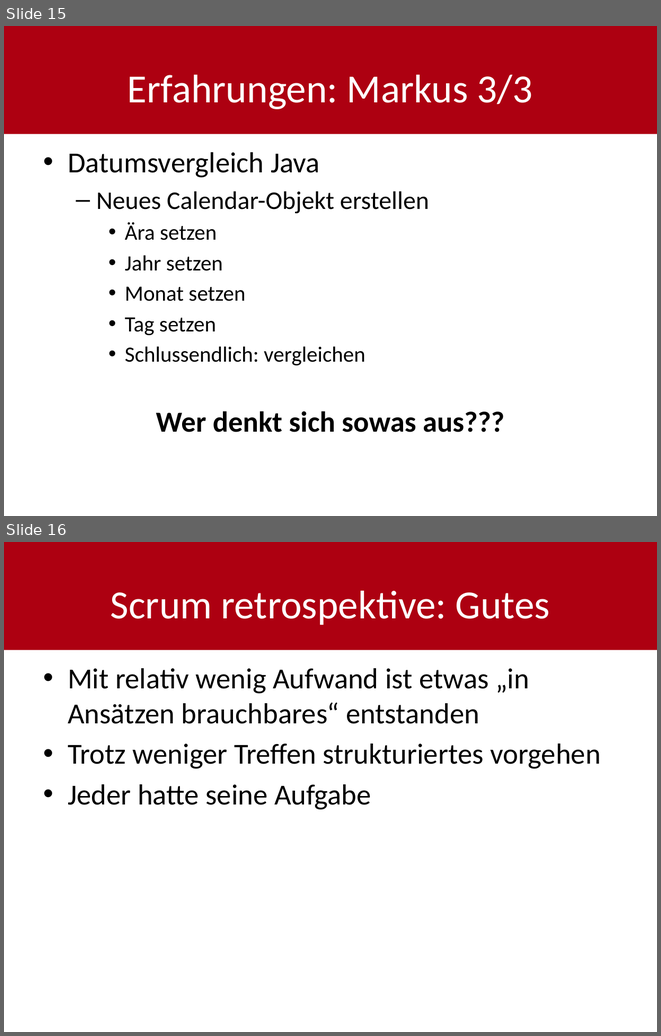
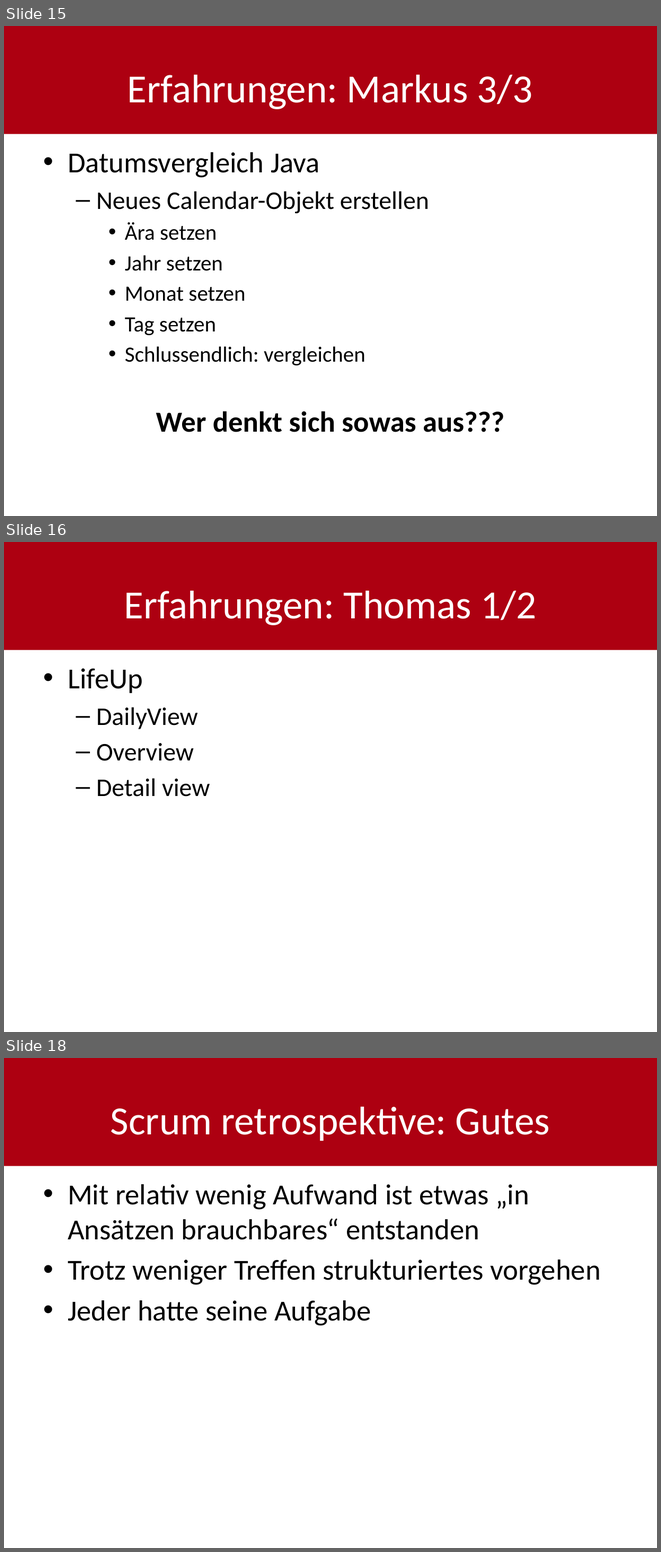
Before and after one commit to shylux/ch.bfh.bti7081.s2015.rot, a slide deck: doc/task14/Schlusspräsentation.pptx. Shown one above the other, each under a label of ours: slides 15 and 16 before the commit, slides 15, 16 and 18 after it; the slides between them are not shown. The pictures are 661x1036 and 661x1552 pixels, drawn with LibreOffice and Linux fonts; fonts in the diff are those of the drawing. Boxes give left, top, right and bottom in pixels: in the first picture for what was removed or moved away, otherwise in the second. Text is boxed around its words. In the diff, an @@ line names an element or a change of style, - is before the commit and + after.

Commit message:
added Erfahrungen Thomas

```diff
--- a/doc/task14/Schlusspräsentation.pptx
+++ b/doc/task14/Schlusspräsentation.pptx
@@ slide 16 added at bbox=[4, 542, 657, 1032], background #FFFFFF; not listed: 1 template element that a slide beside it also shows @@
@@ title added at bbox=[124, 590, 536, 625], 44 pt, text #FFFFFF @@
+Erfahrungen: Thomas 1/2
@@ text added at bbox=[68, 668, 210, 796], 28 pt, text #000000 @@
+• LifeUp
+  – DailyView
+  – Overview
+  – Detail view
@@ what was slide 16 is now slide 18 @@
```
Also in this commit, not shown: 1 slide changed, 1 other slide added.
